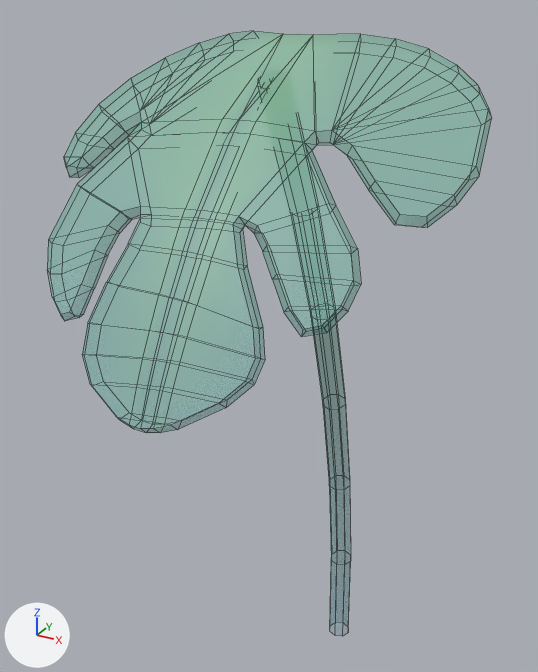
An edit to the FBX model Assets/Models/Tiny Treats plants/monstera_leaf_large_C.fbx, drawn before and after from the same camera.
Both versions are drawn from a 50 mm lens placed at (1.09, -2.72, 2.92), pointed at (-0.1, -0.57, 1.84). The axes (+X, +Y, +Z) are drawn at lower left. The lights are the same throughout. Mesh edges are drawn as thin lines. Objects named as collision shapes, trigger or cutter boxes, shadow casters or lower levels of detail are left out. Where no turn or scale is listed for an object, it has been applied to the vertices.

Names of what the first picture shows: 'monstera_leaf_large_C'.
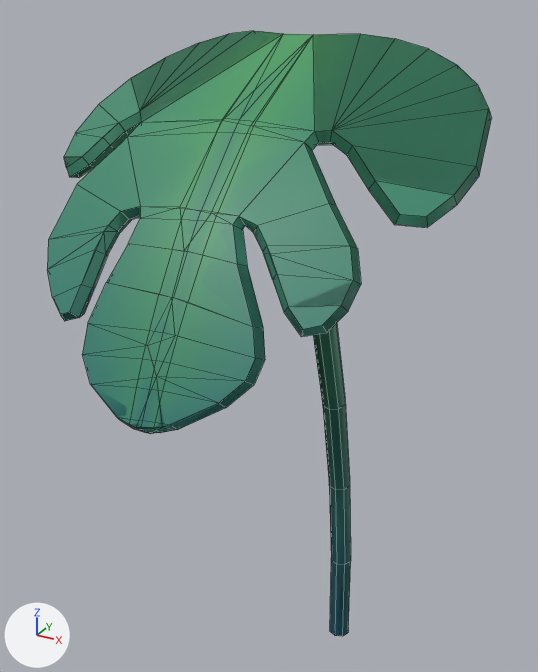
Where the change shows, as pixel boxes (x1, y1, x2, y2) in the pictures (538 x 672 px):
```json
{"object": "monstera_leaf_large_C", "change": "surface changed", "before": [47, 30, 491, 636], "after": [47, 30, 491, 636]}
{"object": "monstera_leaf_large_C_LOD1", "change": "added", "after": [47, 31, 490, 636], "on screen": "green"}
```

The change, as JSON lines over the scene's bpy script:
```json
{"op": "set", "path": "img_tiny_treats_texture_1_png", "old": "load_image('tiny_treats_texture_1.png', 'tiny_treats_texture_1.png', 1024, 1024, 'Non-Color')", "new": "load_image('tiny_treats_texture_1.png', 'tiny_treats_texture_1.png', 1024, 1024, 'sRGB')"}
{"op": "remove", "block": "mat_tiny_treats_1", "code": "n3 = _N.new('ShaderNodeTexImage'); n3.name = 'Image Texture.001'"}
{"op": "remove", "block": "mat_tiny_treats_1", "code": "n3.image = img_tiny_treats_texture_1_png"}
{"block": "mat_tiny_treats_1", "where": "n0 = _N.new('ShaderNodeBsdfPrincipled'); n0.name = 'Principled BSDF'"}
{"op": "remove", "block": "mat_tiny_treats_1", "code": "_L.new(n3.outputs[0], n0.inputs[4])  # 'Color' to 'Alpha'"}
{"block": "mat_tiny_treats_1", "where": "n2 = _N.new('ShaderNodeTexImage'); n2.name = 'Image Texture'"}
{"op": "add", "block": "mat_tiny_treats_1", "code": "_L.new(n2.outputs[1], n0.inputs[4])  # 'Alpha' to 'Alpha'"}
{"op": "add", "block": "me_monstera_leaf_large_c_001", "code": ["me_monstera_leaf_large_c_001 = bpy.data.meshes.new('monstera_leaf_large_C.001')", "me_monstera_leaf_large_c_001.from_pydata(...)  # 273 vertices, 294 faces; spans x -0.63..0.65, y -1.49..0.05, z 0.0..2.86", "me_monstera_leaf_large_c_001.materials.append(mat_tiny_treats_1)  # picture img_tiny_treats_texture_1_png"]}
{"op": "add", "block": "ob_monstera_leaf_large_c_lod1", "code": ["ob_monstera_leaf_large_c_lod1 = bpy.data.objects.new('monstera_leaf_large_C_LOD1', me_monstera_leaf_large_c_001)", "ob_monstera_leaf_large_c_lod1.location = (0.0, 0.0, 0.0)"]}
```
